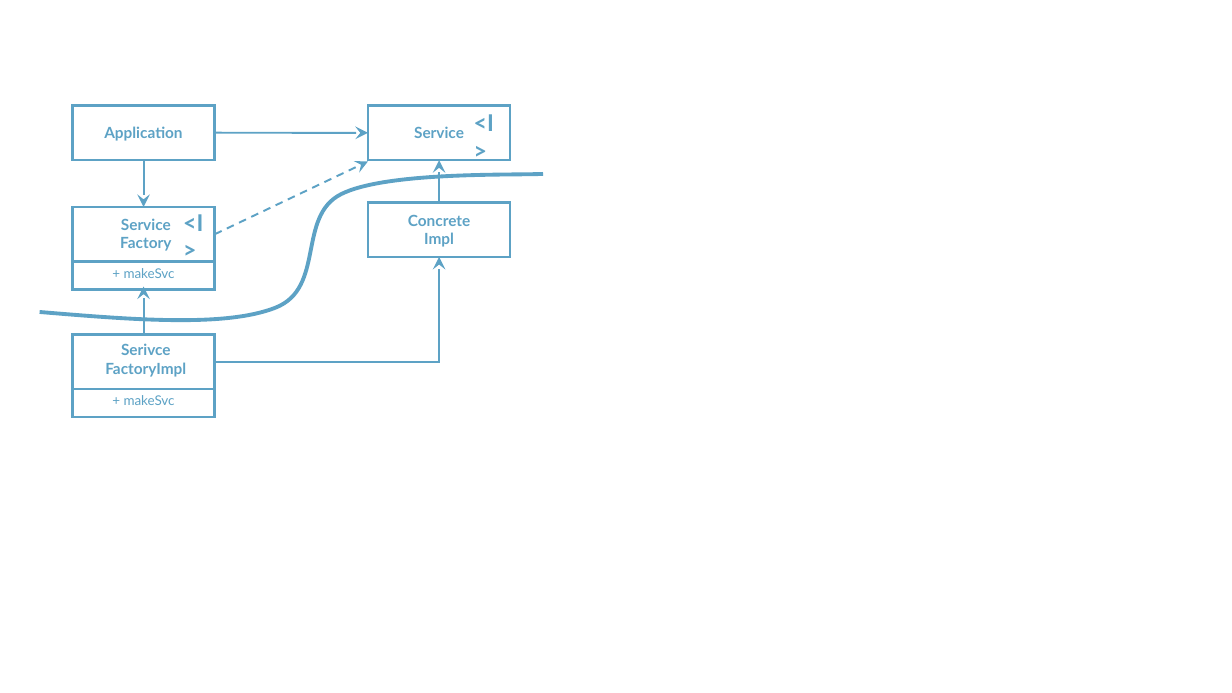
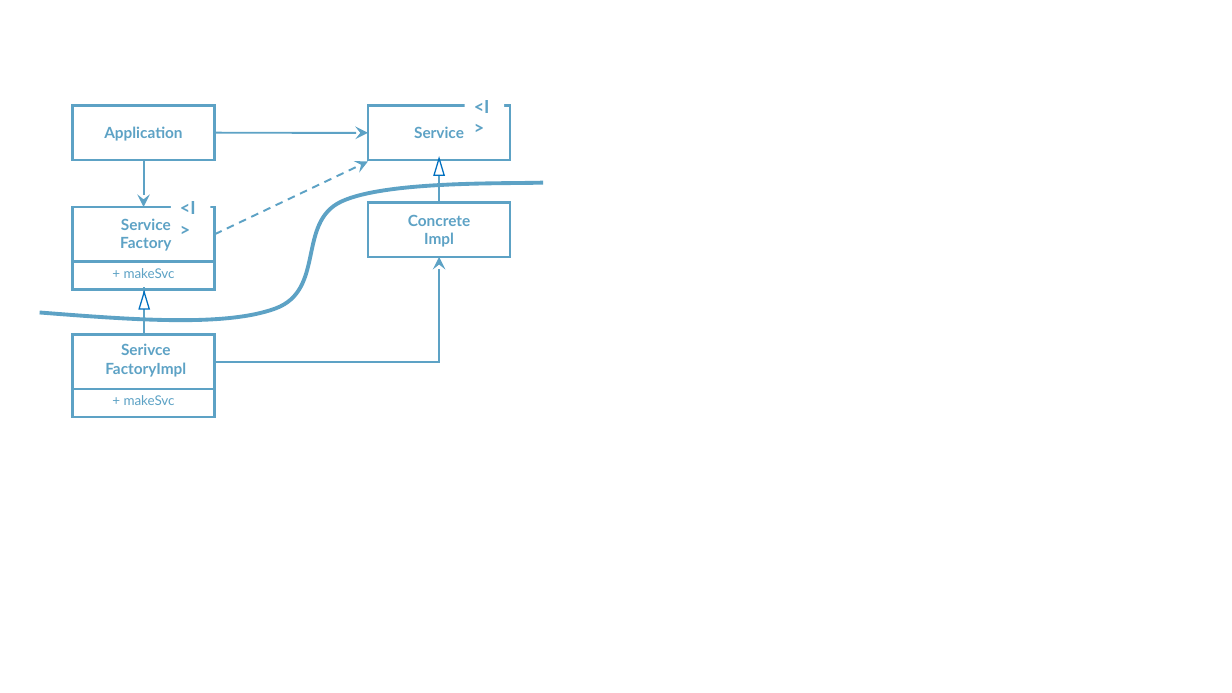
Before and after one commit to rudaks-han/book-summary, a slide deck: slide 7 of Clean Architecture/ref/클린아키텍처.pptx (slide 6 before the commit). Drawn at 1232x693 pixels with LibreOffice and Linux fonts; fonts in the diff are those of the drawing. Boxes give left, top, right and bottom in pixels: in the first picture for what was removed or moved away, otherwise in the second. Text is boxed around its words. In the diff, an @@ line names an element or a change of style, - is before the commit and + after.

```diff
--- a/Clean Architecture/ref/클린아키텍처.pptx
+++ b/Clean Architecture/ref/클린아키텍처.pptx
@@ text "<I>" at (474,100,490,113): size 18 to 14 pt @@
@@ text "<I>": place and size @@
-text "<I>" at (474,114,494,131)
+text "<I>" at (474,100,490,113)
@@ triangle added at (434,158,445,175), fill #FFFFFF, outline #0070C0 1 pt @@
@@ arrow (439, 202) - (439, 160): arrow to line @@
@@ freeform shape: place and size @@
-freeform shape at (40,174,543,320)
+freeform shape at (40,183,543,321)
@@ text "<I>": place and size @@
-text "<I>" at (183,214,203,231)
+text "<I>" at (180,201,196,214)
@@ text "<I>" at (180,201,196,214): size 18 to 14 pt @@
@@ triangle added at (140,292,150,309), fill #FFFFFF, outline #0070C0 1 pt @@
@@ arrow (143, 335) - (143, 287): arrow to line @@
```
Also in this commit, not shown: 7 other slides changed, 1 slide added, 48 other files.
